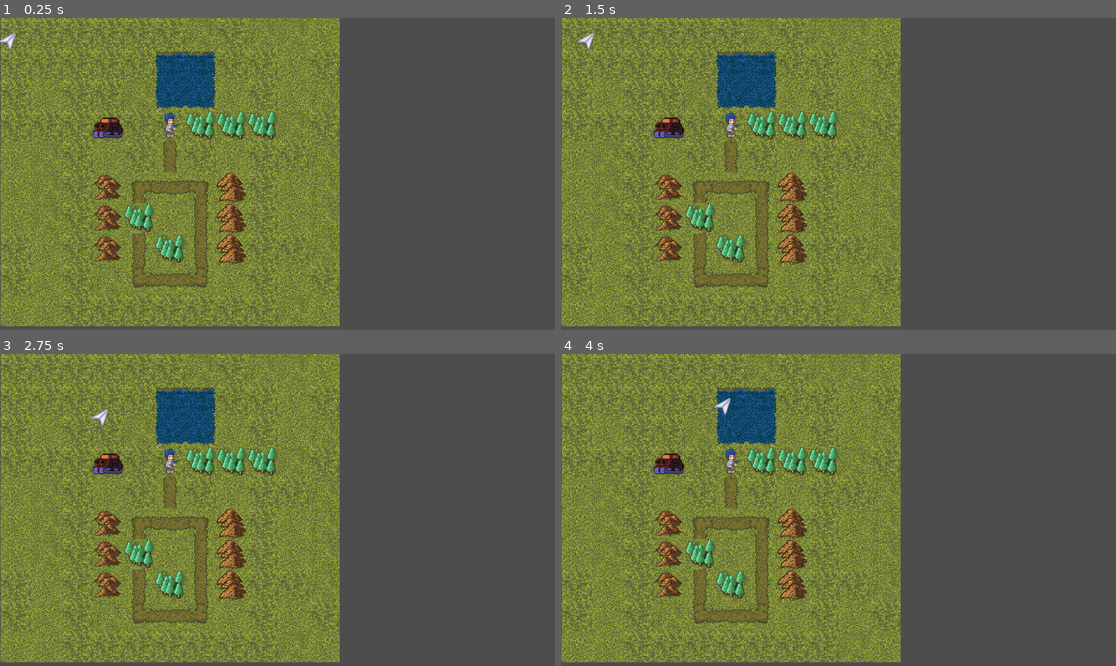
Above: before the commit, frames 1-4 (two rows, left to right).
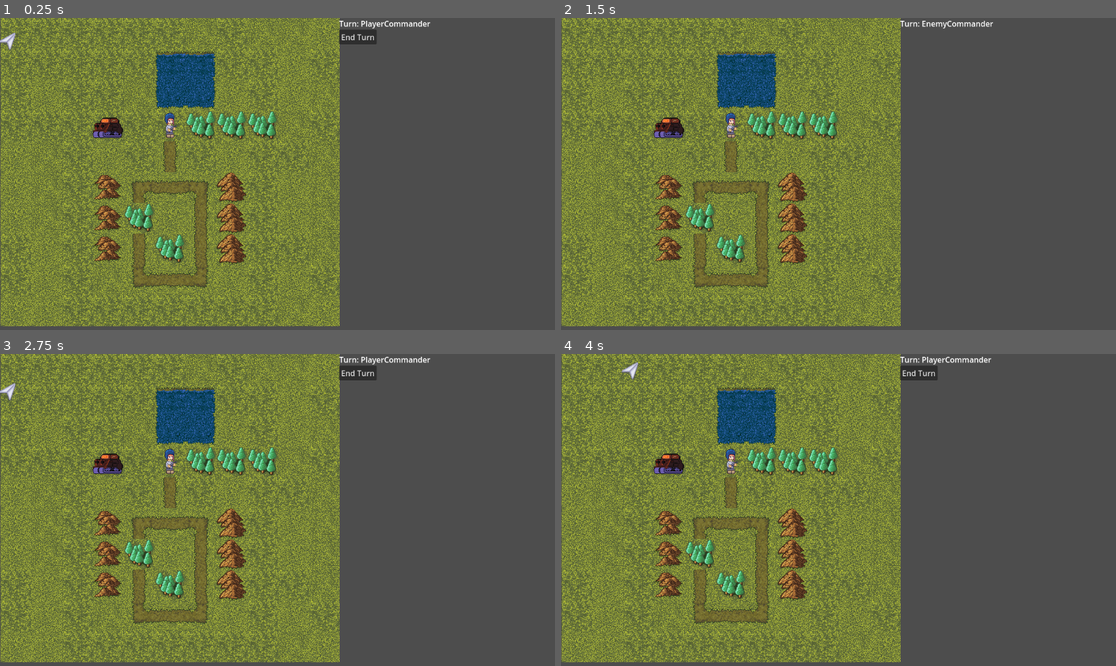
Above: after the commit, the same moments.

Repository: sailor-june/godot-tac_astar
Game: Godot game, scene res://node_2d.tscn
Two runs of this game, one before a commit and one after it. Both use one fixed random seed, a clock stepped at 60 frames per second and the inputs below.
Inputs (mouse positions are in pixels of both pictures, inside the frame that each line leads up to):
- Up to frame 1 (0.25 s): no input
- Up to frame 2 (1.5 s): click (916, 36) at 0.5 s, where only the run after the commit has a clickable "End Turn"; tap Enter at 1.25 s; hold Right (ui_right) from 1.28 s (still down); tap X (confirm) at 1.35 s
- Up to frame 3 (2.75 s): release Right (ui_right) at 2.03 s; hold Down (ui_down) from 2.03 s (still down); tap X (confirm) at 2.1 s
- Up to frame 4 (4 s): release Down (ui_down) at 2.78 s; hold Right (ui_right) 2.78-3.53 s; tap X (confirm) at 2.85, 3.6 s; hold Up (ui_up) from 3.53 s (still down)

The runs differ from the first frame. In frame 1, 0.5% of the frame differs, in the area x 61-78%, y 0-9%; in frame 2, 0.2%; in frame 3, 0.6%; in frame 4, 0.6%, in the area x 10-78%, y 0-20%.

Commit message:
Player turn waits until a button is clicked.
Also, hide the end turn button and cursor during the enemy turn, and
add a label that shows whose turn it currently is.

Diff:
--- a/Cursor.gd
+++ b/Cursor.gd
@@ -46,6 +46,9 @@
 			try_move_selected_character(tilemap.map_to_local(position))
 
 func _handle_input_movement():
+	if not visible:
+		return
+
 	# Handle arrow key input for moving the cursor
 	var movement = Vector2.ZERO
 
--- a/main.gd
+++ b/main.gd
@@ -1,9 +1,10 @@
 extends Node2D
 
+func _on_turn_started(agent):
+	$TurnLabel.text = "Turn: " + agent.name
 
 func _on_turn_ended(agent):
 	print('Turn ended: ' + agent.name)
 
-
 func _on_round_ended():
 	print('Round ended')
--- a/node_2d.tscn
+++ b/node_2d.tscn
@@ -78,6 +78,19 @@
 sources/1 = SubResource("TileSetAtlasSource_klps5")
 sources/2 = SubResource("TileSetAtlasSource_0vmy4")
 
+[sub_resource type="CanvasItemMaterial" id="CanvasItemMaterial_ms5fv"]
+
+[sub_resource type="SpriteFrames" id="SpriteFrames_04mv1"]
+animations = [{
+"frames": [{
+"duration": 1.0,
+"texture": ExtResource("3_w56al")
+}],
+"loop": true,
+"name": &"default",
+"speed": 5.0
+}]
+
 [sub_resource type="SpriteFrames" id="SpriteFrames_2e5gl"]
 animations = [{
 "frames": [{
@@ -102,19 +115,6 @@
 "speed": 5.0
 }]
 
-[sub_resource type="CanvasItemMaterial" id="CanvasItemMaterial_ms5fv"]
-
-[sub_resource type="SpriteFrames" id="SpriteFrames_04mv1"]
-animations = [{
-"frames": [{
-"duration": 1.0,
-"texture": ExtResource("3_w56al")
-}],
-"loop": true,
-"name": &"default",
-"speed": 5.0
-}]
-
 [sub_resource type="GDScript" id="GDScript_vfnxh"]
 script/source = "extends Node#class PriorityQueue:
 #	var _sortedItems = {}
@@ -171,38 +171,59 @@
 [node name="PlayerCommander" type="Node2D" parent="TurnOrder"]
 script = ExtResource("6_eoo3j")
 
-[node name="EnemyCommander" type="Node2D" parent="TurnOrder"]
-script = ExtResource("4_hvnoq")
-
-[node name="enemy" type="Node2D" parent="." groups=["Characters"]]
-position = Vector2(212, 219)
-script = ExtResource("3_b3x52")
-
-[node name="AnimatedSprite2D" type="AnimatedSprite2D" parent="enemy"]
-sprite_frames = SubResource("SpriteFrames_2e5gl")
-
-[node name="Character" type="Node2D" parent="." groups=["Characters"]]
-position = Vector2(357, 222)
-script = ExtResource("2_orlut")
-
-[node name="AnimatedSprite2D" type="AnimatedSprite2D" parent="Character"]
-material = SubResource("CanvasItemMaterial_6hxa4")
-sprite_frames = SubResource("SpriteFrames_lc3ap")
-
-[node name="Cursor" type="Node2D" parent="."]
+[node name="Cursor" type="Node2D" parent="TurnOrder/PlayerCommander"]
 script = ExtResource("2_mmgio")
 
-[node name="AnimatedSprite2D" type="AnimatedSprite2D" parent="Cursor"]
+[node name="AnimatedSprite2D" type="AnimatedSprite2D" parent="TurnOrder/PlayerCommander/Cursor"]
 material = SubResource("CanvasItemMaterial_ms5fv")
 sprite_frames = SubResource("SpriteFrames_04mv1")
 offset = Vector2(-16, 15)
 script = ExtResource("4_vejum")
 
+[node name="UI" type="Control" parent="TurnOrder/PlayerCommander"]
+layout_mode = 3
+anchors_preset = 0
+offset_left = 704.0
+offset_top = 24.0
+offset_right = 832.0
+offset_bottom = 88.0
+
+[node name="EndTurn" type="Button" parent="TurnOrder/PlayerCommander/UI"]
+layout_mode = 0
+offset_right = 8.0
+offset_bottom = 8.0
+text = "End Turn"
+
+[node name="EnemyCommander" type="Node2D" parent="TurnOrder"]
+script = ExtResource("4_hvnoq")
+
+[node name="enemy" type="Node2D" parent="." groups=["Characters"]]
+position = Vector2(212, 219)
+script = ExtResource("3_b3x52")
+
+[node name="AnimatedSprite2D" type="AnimatedSprite2D" parent="enemy"]
+sprite_frames = SubResource("SpriteFrames_2e5gl")
+
+[node name="Character" type="Node2D" parent="." groups=["Characters"]]
+position = Vector2(357, 222)
+script = ExtResource("2_orlut")
+
+[node name="AnimatedSprite2D" type="AnimatedSprite2D" parent="Character"]
+material = SubResource("CanvasItemMaterial_6hxa4")
+sprite_frames = SubResource("SpriteFrames_lc3ap")
+
 [node name="Pathfinding" type="Node" parent="."]
 script = ExtResource("7_tpcjv")
 
 [node name="PriorityQueue" type="Node" parent="."]
 script = SubResource("GDScript_vfnxh")
 
+[node name="TurnLabel" type="Label" parent="."]
+offset_left = 704.0
+offset_right = 744.0
+offset_bottom = 23.0
+text = "Current Turn"
+
 [connection signal="round_ended" from="TurnOrder" to="." method="_on_round_ended"]
 [connection signal="turn_ended" from="TurnOrder" to="." method="_on_turn_ended"]
+[connection signal="turn_started" from="TurnOrder" to="." method="_on_turn_started"]
--- a/player_commander.gd
+++ b/player_commander.gd
@@ -2,4 +2,8 @@
 class_name PlayerCommander
 
 func _process_turn():
-	await get_tree().create_timer(2.0).timeout
+	$UI.visible = true
+	$Cursor.visible = true
+	await $UI/EndTurn.pressed
+	$UI.visible = false
+	$Cursor.visible = false
--- a/turn_order.gd
+++ b/turn_order.gd
@@ -1,6 +1,7 @@
 extends Node2D
 class_name TurnOrder
 
+signal turn_started(agent: Node2D)
 signal turn_ended(agent: Node2D)
 signal round_ended()
 
@@ -20,6 +21,7 @@
 	for c in get_children():
 		if not c.has_method('_process_turn'):
 			continue
+		turn_started.emit(c)
 		await c._process_turn()
 		turn_ended.emit(c)
 	round_ended.emit()
